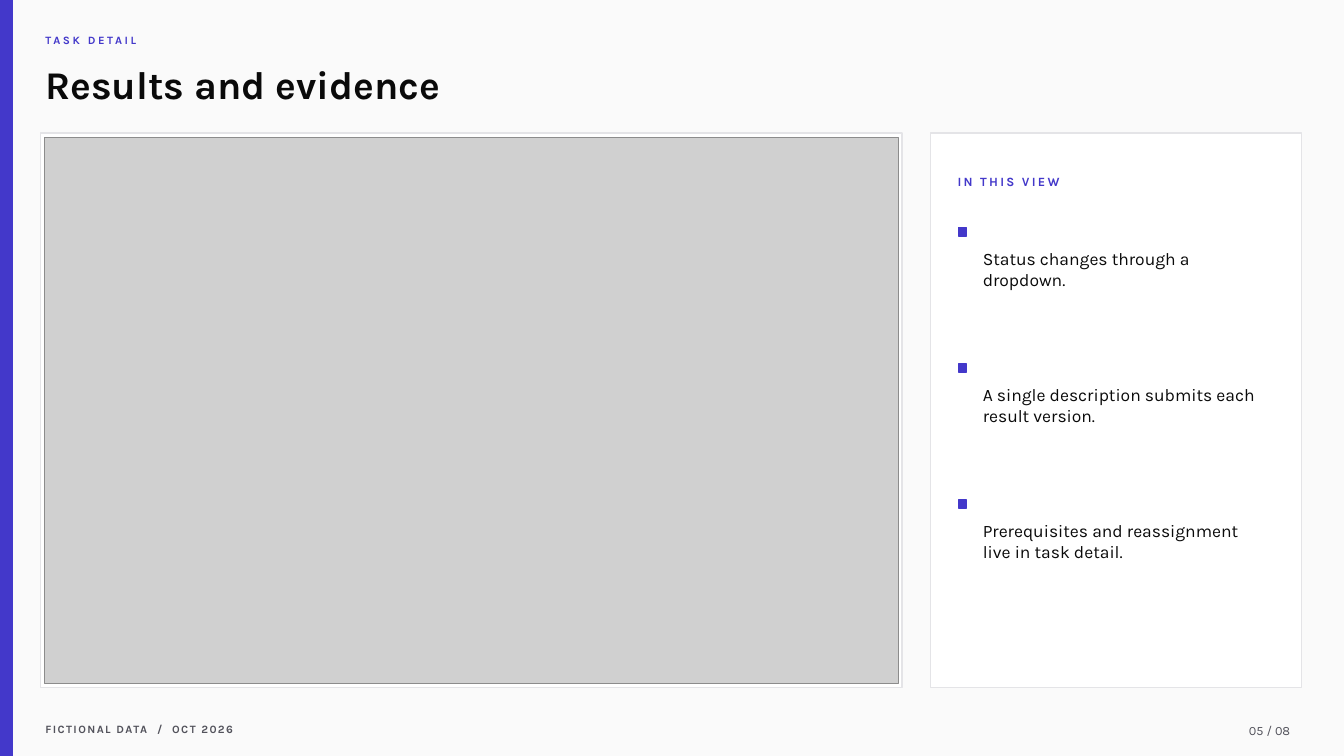
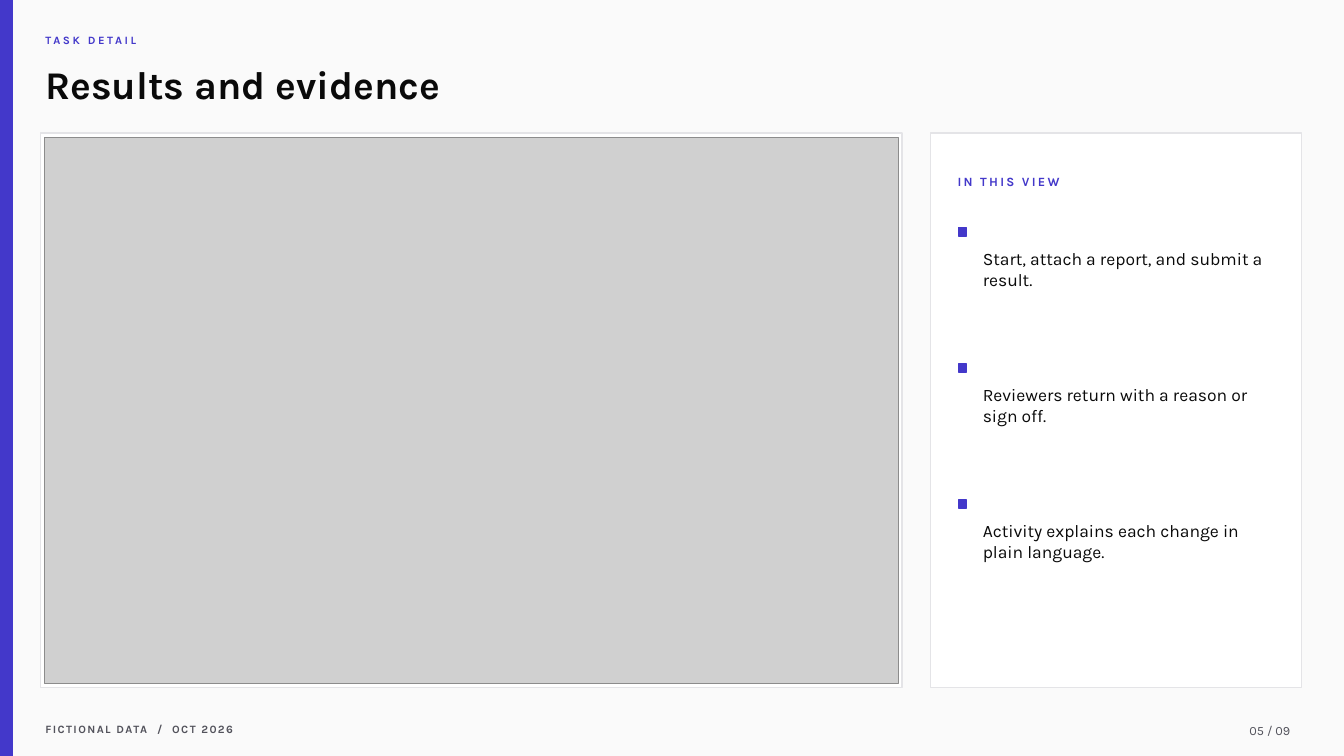
Before and after one commit to samarth-biztel/CVRDE, a slide deck: slide 5 of docs/CVRDE_Demo_Presentation.pptx. Drawn at 1344x756 pixels with LibreOffice and Linux fonts; fonts in the diff are those of the drawing; grey boxes stand for pictures. Boxes give left, top, right and bottom in pixels: in the first picture for what was removed or moved away, otherwise in the second. Text is boxed around its words. In the diff, an @@ line names an element or a change of style, - is before the commit and + after.

Commit message:
Align CVRDE demo with approved review scope

```diff
--- a/docs/CVRDE_Demo_Presentation.pptx
+++ b/docs/CVRDE_Demo_Presentation.pptx
@@ text at (983,253,1263,287): text changed @@
-Status changes through a dropdown.
+Start, attach a report, and submit a result.
@@ text at (983,389,1247,427): text changed @@
-A single description submits each result version.
+Reviewers return with a reason or sign off.
@@ text at (983,525,1239,563): text changed @@
-Prerequisites and reassignment live in task detail.
+Activity explains each change in plain language.
@@ text at (1249,727,1290,735): text changed @@
-05 / 08
+05 / 09
```
Also in this commit, not shown: 7 other slides changed, 1 slide added, 15 other files.
